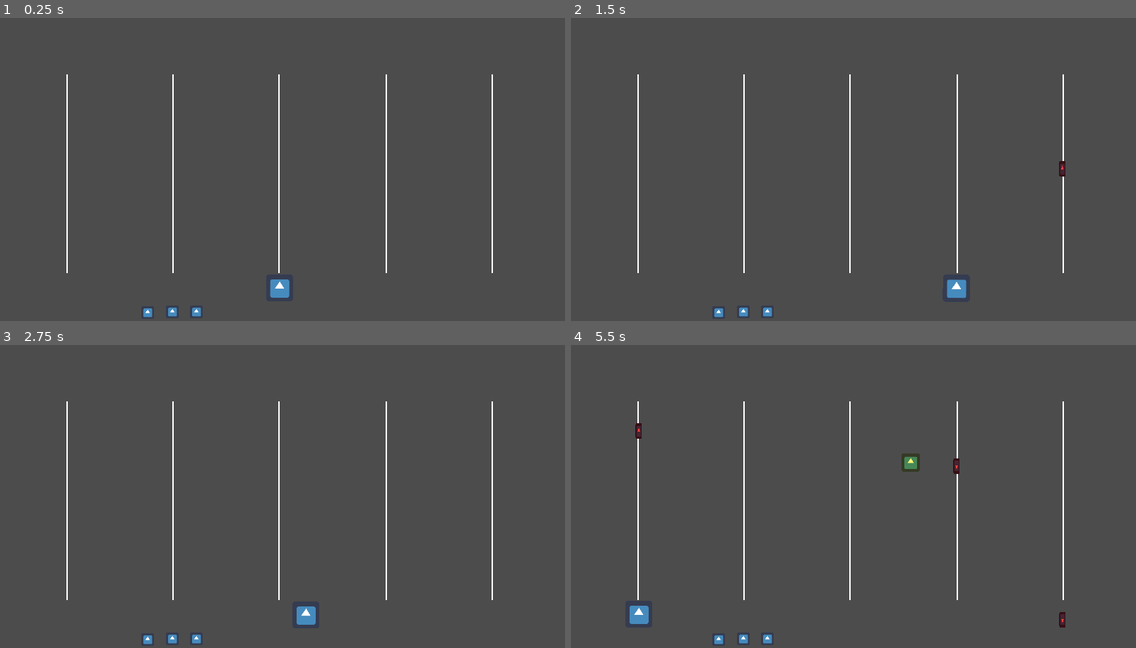
Above: before the commit, frames 1-4 (two rows, left to right).
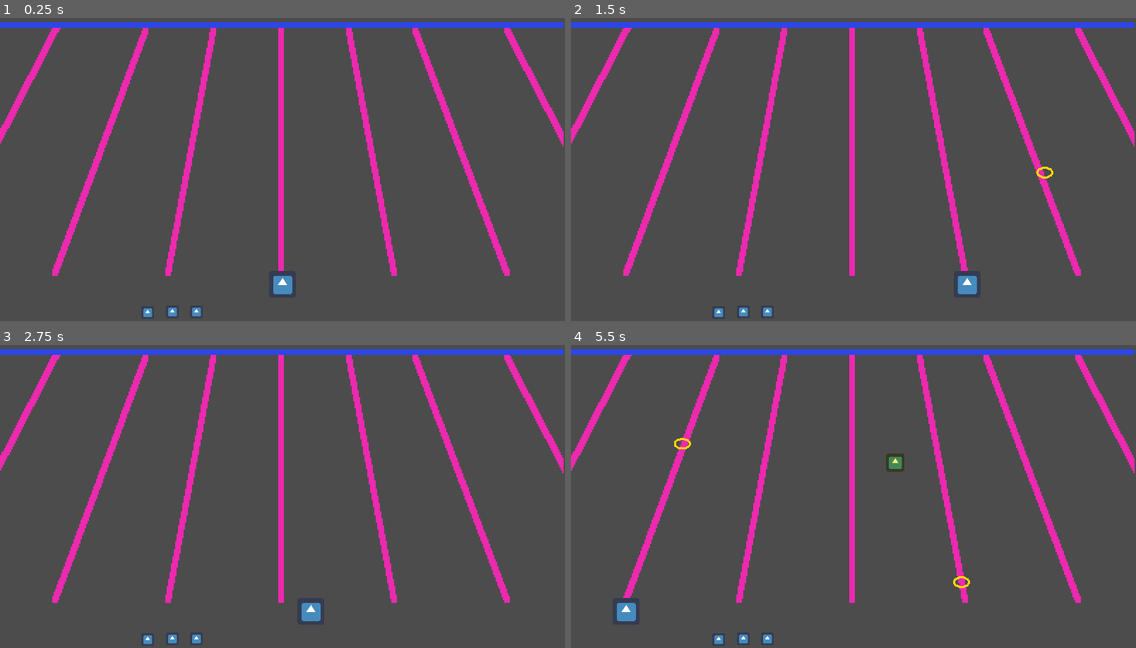
Above: after the commit, the same moments.

Repository: Sleeping-Robot-Games/vapor-rider
Game: Godot game, scene res://scenes/Game.tscn
Two runs of this game, one before a commit and one after it. Both use one fixed random seed, a clock stepped at 60 frames per second and the inputs below. The engine's default icon, where the game draws it, is replaced by a stand-in: a white triangle on a blue panel in a dark square.
Inputs:
- Up to frame 1 (0.25 s): no input
- Up to frame 2 (1.5 s): tap Enter at 0.5 s; hold Right (right) 0.53-1.28 s; tap Space (shoot) at 0.6, 1.25, 1.35 s; hold Left (left) from 1.28 s (still down)
- Up to frame 3 (2.75 s): release Left (left) at 2.03 s; hold Right (right) from 2.03 s (still down); tap Space (shoot) at 2.1 s
- Up to frame 4 (5.5 s): tap Space (shoot) every 0.75 s from 2.85 to 5.1 s; release Right (right) at 3.53 s; hold Left (left) from 3.53 s (still down)

The runs differ from the first frame. In frame 1, 8.4% of the frame differs, in the area x 0-100%, y 1-93%; in frame 2, 8.5%; in frame 3, 8.4%; in frame 4, 9.0%, in the area x 0-100%, y 1-94%.

Commit message:
Adjust beams. Enemy shooting WIP

Diff:
--- a/scenes/Bullet.tscn
+++ b/scenes/Bullet.tscn
@@ -1,14 +1,12 @@
 [gd_scene load_steps=4 format=2]
 
-[ext_resource path="res://icon.png" type="Texture" id=1]
+[ext_resource path="res://assets/player_bullet.png" type="Texture" id=1]
 [ext_resource path="res://scripts/Bullet.gd" type="Script" id=2]
 
-[sub_resource type="RectangleShape2D" id=1]
-extents = Vector2( 3, 8 )
+[sub_resource type="CircleShape2D" id=1]
+radius = 6.0
 
 [node name="Bullet" type="Node2D"]
-modulate = Color( 1, 0.262745, 0.262745, 1 )
-scale = Vector2( 0.5, 0.5 )
 script = ExtResource( 2 )
 
 [node name="Area2D" type="Area2D" parent="."]
@@ -16,12 +14,14 @@
 collision_mask = 18
 
 [node name="Sprite" type="Sprite" parent="Area2D"]
-position = Vector2( -8.9407e-08, 4.76837e-07 )
-scale = Vector2( 0.140625, 0.34375 )
+position = Vector2( 0, 2.38419e-07 )
+scale = Vector2( 0.375, 0.375 )
 texture = ExtResource( 1 )
 
 [node name="CollisionShape2D" type="CollisionShape2D" parent="Area2D"]
-position = Vector2( 0, -8 )
 shape = SubResource( 1 )
 
+[node name="Tween" type="Tween" parent="."]
+
 [connection signal="body_entered" from="Area2D" to="." method="_on_Area2D_body_entered"]
+[connection signal="tween_all_completed" from="Tween" to="." method="_on_Tween_tween_all_completed"]
--- a/scenes/Game.tscn
+++ b/scenes/Game.tscn
@@ -1,146 +1,120 @@
-[gd_scene load_steps=5 format=2]
+[gd_scene load_steps=6 format=2]
 
 [ext_resource path="res://scenes/Player.tscn" type="PackedScene" id=1]
 [ext_resource path="res://scripts/Game.gd" type="Script" id=2]
 [ext_resource path="res://icon.png" type="Texture" id=3]
+[ext_resource path="res://assets/beams.png" type="Texture" id=4]
 
 [sub_resource type="Curve2D" id=3]
 _data = {
-"points": PoolVector2Array( 0, 0, 0, 0, 48, 227, 0, 0, 0, 0, 349, 228 )
+"points": PoolVector2Array( 0, 0, 0, 0, 37, 227, 0, 0, 0, 0, 362, 227 )
 }
 
 [node name="Game" type="Node2D"]
 script = ExtResource( 2 )
 
+[node name="Beams" type="Sprite" parent="."]
+position = Vector2( 199, 120 )
+texture = ExtResource( 4 )
+__meta__ = {
+"_edit_lock_": true
+}
+
 [node name="YSort" type="YSort" parent="."]
 
 [node name="PlayerPath2D" type="Path2D" parent="YSort"]
-position = Vector2( 0, -10 )
+position = Vector2( 2, -12 )
 curve = SubResource( 3 )
 
 [node name="PathFollow2D" type="PathFollow2D" parent="YSort/PlayerPath2D"]
-position = Vector2( 122.985, 227.249 )
-rotation = 0.00332889
-offset = 75.0
+position = Vector2( 37, 227 )
 
 [node name="Player" parent="YSort/PlayerPath2D/PathFollow2D" instance=ExtResource( 1 )]
 position = Vector2( -0.00332642, -0.999939 )
-
-[node name="Lanes" type="Node2D" parent="YSort"]
-
-[node name="lane0" type="ColorRect" parent="YSort/Lanes"]
-margin_left = 47.0
-margin_top = 65.0
-margin_right = 48.0
-margin_bottom = 206.0
-
-[node name="lane1" type="ColorRect" parent="YSort/Lanes"]
-margin_left = 122.0
-margin_top = 65.0
-margin_right = 123.0
-margin_bottom = 206.0
-
-[node name="lane2" type="ColorRect" parent="YSort/Lanes"]
-margin_left = 197.0
-margin_top = 65.0
-margin_right = 198.0
-margin_bottom = 206.0
-
-[node name="lane3" type="ColorRect" parent="YSort/Lanes"]
-margin_left = 273.0
-margin_top = 65.0
-margin_right = 274.0
-margin_bottom = 206.0
-
-[node name="lane4" type="ColorRect" parent="YSort/Lanes"]
-margin_left = 348.0
-margin_top = 65.0
-margin_right = 349.0
-margin_bottom = 206.0
 
 [node name="EnemyPositionPoints" type="Node2D" parent="YSort"]
 
 [node name="Spawns" type="Node2D" parent="YSort/EnemyPositionPoints"]
 
 [node name="Spawn0" type="Position2D" parent="YSort/EnemyPositionPoints/Spawns"]
-position = Vector2( 47, 35 )
+position = Vector2( 104, 31 )
 
 [node name="Spawn1" type="Position2D" parent="YSort/EnemyPositionPoints/Spawns"]
-position = Vector2( 122, 35 )
+position = Vector2( 151, 31 )
 
 [node name="Spawn2" type="Position2D" parent="YSort/EnemyPositionPoints/Spawns"]
-position = Vector2( 197, 35 )
+position = Vector2( 199, 31 )
 
 [node name="Spawn3" type="Position2D" parent="YSort/EnemyPositionPoints/Spawns"]
-position = Vector2( 271, 35 )
+position = Vector2( 247, 31 )
 
 [node name="Spawn4" type="Position2D" parent="YSort/EnemyPositionPoints/Spawns"]
-position = Vector2( 347, 35 )
+position = Vector2( 294, 31 )
 
 [node name="Lanes" type="Node2D" parent="YSort/EnemyPositionPoints"]
 
-[node name="Lane0Pos0" type="Position2D" parent="YSort/EnemyPositionPoints/Lanes"]
-position = Vector2( 48, 65 )
+[node name="Lane0Pos0" type="Position2D" parent="YSort/EnemyPositionPoints/Lanes" groups=["top_lane"]]
+position = Vector2( 91, 65 )
 
 [node name="Lane0Pos1" type="Position2D" parent="YSort/EnemyPositionPoints/Lanes"]
-position = Vector2( 48, 112 )
+position = Vector2( 74, 112 )
 
 [node name="Lane0Pos2" type="Position2D" parent="YSort/EnemyPositionPoints/Lanes"]
-position = Vector2( 48, 165 )
+position = Vector2( 54, 165 )
 
-[node name="Lane1Pos0" type="Position2D" parent="YSort/EnemyPositionPoints/Lanes"]
-position = Vector2( 123, 65 )
+[node name="Lane1Pos0" type="Position2D" parent="YSort/EnemyPositionPoints/Lanes" groups=["top_lane"]]
+position = Vector2( 145, 65 )
 
 [node name="Lane1Pos1" type="Position2D" parent="YSort/EnemyPositionPoints/Lanes"]
-position = Vector2( 123, 112 )
+position = Vector2( 136, 112 )
 
 [node name="Lane1Pos2" type="Position2D" parent="YSort/EnemyPositionPoints/Lanes"]
-position = Vector2( 123, 165 )
+position = Vector2( 127, 165 )
 
-[node name="Lane2Pos0" type="Position2D" parent="YSort/EnemyPositionPoints/Lanes"]
-position = Vector2( 198, 65 )
+[node name="Lane2Pos0" type="Position2D" parent="YSort/EnemyPositionPoints/Lanes" groups=["top_lane"]]
+position = Vector2( 199, 65 )
 
 [node name="Lane2Pos1" type="Position2D" parent="YSort/EnemyPositionPoints/Lanes"]
-position = Vector2( 198, 112 )
+position = Vector2( 199, 112 )
 
 [node name="Lane2Pos2" type="Position2D" parent="YSort/EnemyPositionPoints/Lanes"]
-position = Vector2( 198, 165 )
+position = Vector2( 199, 165 )
 
-[node name="Lane3Pos0" type="Position2D" parent="YSort/EnemyPositionPoints/Lanes"]
-position = Vector2( 273, 65 )
+[node name="Lane3Pos0" type="Position2D" parent="YSort/EnemyPositionPoints/Lanes" groups=["top_lane"]]
+position = Vector2( 253, 65 )
 
 [node name="Lane3Pos1" type="Position2D" parent="YSort/EnemyPositionPoints/Lanes"]
-position = Vector2( 273, 112 )
+position = Vector2( 262, 112 )
 
 [node name="Lane3Pos2" type="Position2D" parent="YSort/EnemyPositionPoints/Lanes"]
-position = Vector2( 274, 165 )
+position = Vector2( 271, 165 )
 rotation = 0.00540303
 
-[node name="Lane4Pos0" type="Position2D" parent="YSort/EnemyPositionPoints/Lanes"]
-position = Vector2( 348, 65 )
+[node name="Lane4Pos0" type="Position2D" parent="YSort/EnemyPositionPoints/Lanes" groups=["top_lane"]]
+position = Vector2( 306, 67 )
 
 [node name="Lane4Pos1" type="Position2D" parent="YSort/EnemyPositionPoints/Lanes"]
-position = Vector2( 348, 112 )
+position = Vector2( 324, 113 )
 
 [node name="Lane4Pos2" type="Position2D" parent="YSort/EnemyPositionPoints/Lanes"]
-position = Vector2( 349, 165 )
+position = Vector2( 344, 165 )
 
 [node name="Deliveries" type="Node2D" parent="YSort/EnemyPositionPoints"]
 
-[node name="Lane0" type="Position2D" parent="YSort/EnemyPositionPoints/Deliveries"]
-position = Vector2( 48, 210 )
+[node name="Lane0" type="Position2D" parent="YSort/EnemyPositionPoints/Deliveries" groups=["bottom_lane"]]
+position = Vector2( 39, 209 )
 
-[node name="Lane1" type="Position2D" parent="YSort/EnemyPositionPoints/Deliveries"]
-position = Vector2( 123, 210 )
+[node name="Lane1" type="Position2D" parent="YSort/EnemyPositionPoints/Deliveries" groups=["bottom_lane"]]
+position = Vector2( 119, 210 )
 
-[node name="Lane2" type="Position2D" parent="YSort/EnemyPositionPoints/Deliveries"]
-position = Vector2( 198, 210 )
+[node name="Lane2" type="Position2D" parent="YSort/EnemyPositionPoints/Deliveries" groups=["bottom_lane"]]
+position = Vector2( 199, 210 )
 
-[node name="Lane3" type="Position2D" parent="YSort/EnemyPositionPoints/Deliveries"]
-position = Vector2( 273, 210 )
+[node name="Lane3" type="Position2D" parent="YSort/EnemyPositionPoints/Deliveries" groups=["bottom_lane"]]
+position = Vector2( 280, 210 )
 
-[node name="Lane4" type="Position2D" parent="YSort/EnemyPositionPoints/Deliveries"]
-position = Vector2( 348, 209 )
+[node name="Lane4" type="Position2D" parent="YSort/EnemyPositionPoints/Deliveries" groups=["bottom_lane"]]
+position = Vector2( 359, 209 )
 
 [node name="OuterSpawns" type="Node2D" parent="YSort/EnemyPositionPoints"]
 
--- a/scripts/Bullet.gd
+++ b/scripts/Bullet.gd
@@ -4,27 +4,24 @@
 
 var player: bool = true
 
-var life_time = .45 # Length of lane
-var life_spawn = 0
-
-var fire_direction: int
+var target
 
 func _ready():
-	if player:
-		speed = 5
-		fire_direction = -speed
-	else:
-		speed = 1
-		life_time = 2
-		rotation_degrees = 180
-		fire_direction = speed
+	pass
 
-func _physics_process(delta):
-	position.y += fire_direction
+func set_target(lane_index):
+	var lane_group = 'top_lane' if player else 'bottom_lane'
+	var lanes = get_tree().get_nodes_in_group(lane_group)
+	for lane_pos in lanes:
+		if 'Lane'+str(lane_index) in lane_pos.name:
+			target = lane_pos.global_position
 
-	life_spawn += delta
-	if life_spawn > life_time:
-		queue_free()
+func fire(lane_index):
+	## TODO: Switch from tween to normal translate movement to keep constant speed
+	set_target(lane_index)
+	$Tween.interpolate_property(self, "position", global_position, target, .5, Tween.TRANS_LINEAR, Tween.EASE_IN_OUT)
+
+	$Tween.start()
 
 
 func _on_Area2D_body_entered(body):
@@ -35,3 +32,7 @@
 		elif not player and 'Player' in body.name:
 			body.dmg()
 			queue_free()
+
+
+func _on_Tween_tween_all_completed():
+	queue_free()
--- a/scripts/Enemy.gd
+++ b/scripts/Enemy.gd
@@ -35,7 +35,6 @@
 
 	# Calculate the scale based on the current vertical number
 	var new_scale = ([0.09, 0.15, 0.21, 0.27, 0.3])[clamp(current_vert_num + 1, 0, 4)]
-	print('new_scale: '+str(new_scale))
 
 	tween.interpolate_property(self, "scale", self.scale, Vector2(new_scale, new_scale), 1, Tween.TRANS_LINEAR, Tween.EASE_IN_OUT)
 	tween.interpolate_property(self, "position", prev_lane.global_position, current_lane.global_position, 1, Tween.TRANS_LINEAR, Tween.EASE_IN_OUT)
@@ -47,7 +46,8 @@
 	var bullet = bullet_scene.instance()
 	bullet.player = false
 	bullet.global_position = Vector2(global_position.x, global_position.y + 20)
-	get_parent().call_deferred('add_child', bullet)
+	get_parent().add_child(bullet)
+	bullet.fire(current_lane_num)
 
 func dmg():
 	queue_free()
@@ -57,7 +57,6 @@
 	var n = random.randi_range(0, 4)
 	current_lane_num = n
 	current_vert_num = -1
-	print('spawn point lane number is '+str(current_lane_num))
 	return spawn_pos_points[n]
 
 func find_new_lane_pos():
@@ -68,7 +67,6 @@
 
 	var spawn_included = -1 if lane_offset == 0 else 0
 	var rand_pos = random.randi_range(0 + spawn_included, 2)
-	print(rand_pos)
 	current_vert_num = rand_pos
 
 	if rand_pos == -1:
--- a/scripts/Player.gd
+++ b/scripts/Player.gd
@@ -5,7 +5,7 @@
 onready var path_follow = get_parent()
 onready var tween = get_node("Tween")
 
-var lanes = [0, 75, 150, 225, 300]
+var lanes = [0, 80.5, 161, 241.5, 322]
 var prev_lane_index
 var current_lane_index = 2
 var animation: Animation
@@ -45,7 +45,8 @@
 		var bullet_scene = preload("res://scenes/Bullet.tscn")
 		var bullet = bullet_scene.instance()
 		bullet.global_position = Vector2(global_position.x, global_position.y - 20)
-		get_tree().get_root().get_node('Game/YSort').call_deferred('add_child', bullet)
+		get_tree().get_root().get_node('Game/YSort').add_child(bullet)
+		bullet.fire(current_lane_index)
 		# Bullet cooldown
 		bullet_on_cooldown = true
 		$ShootCooldown.start()
Binary file added: assets/beams.png
Not shown, added: assets/beams.png.import
Binary file added: assets/player_bullet.png
Not shown, added: assets/player_bullet.png.import
